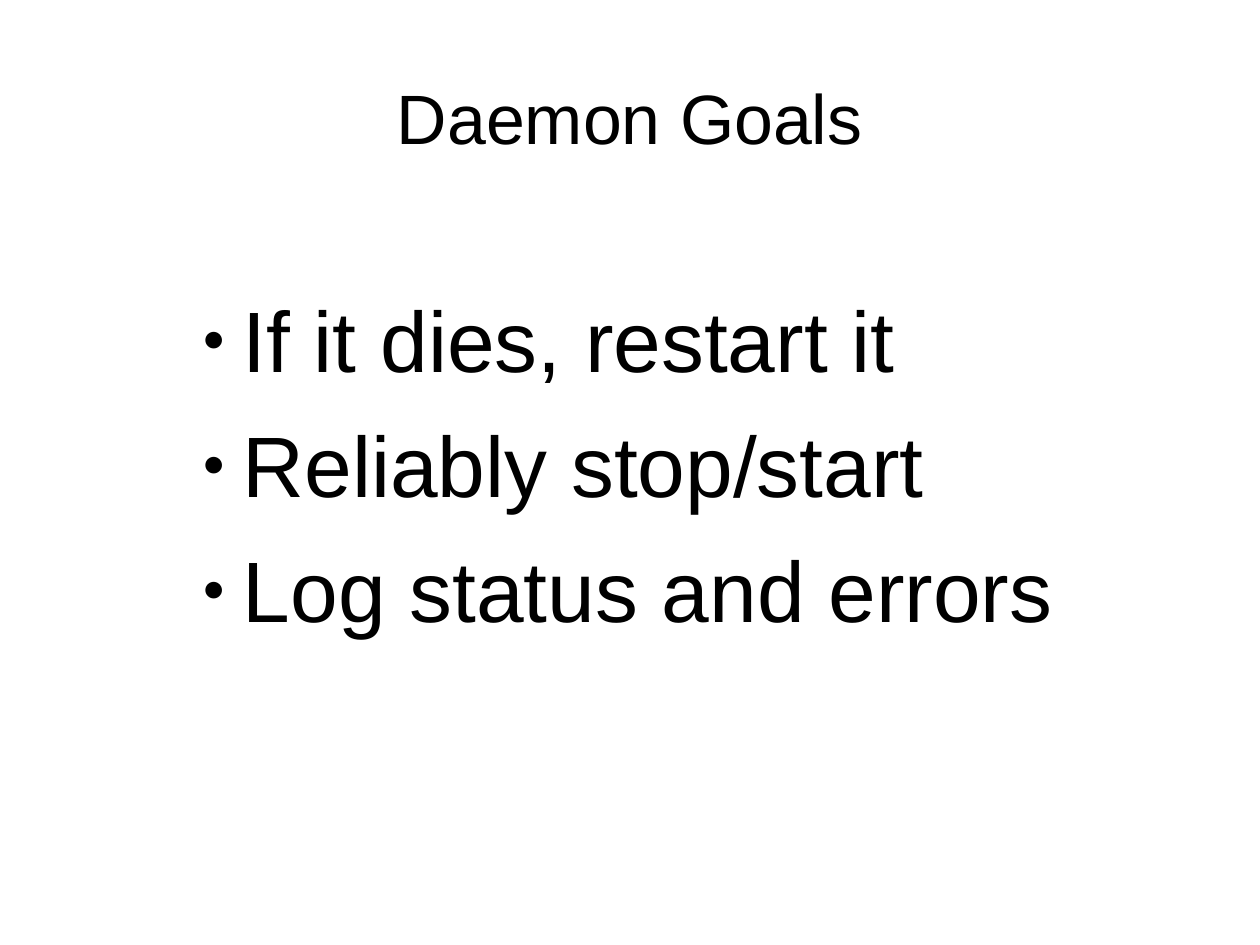
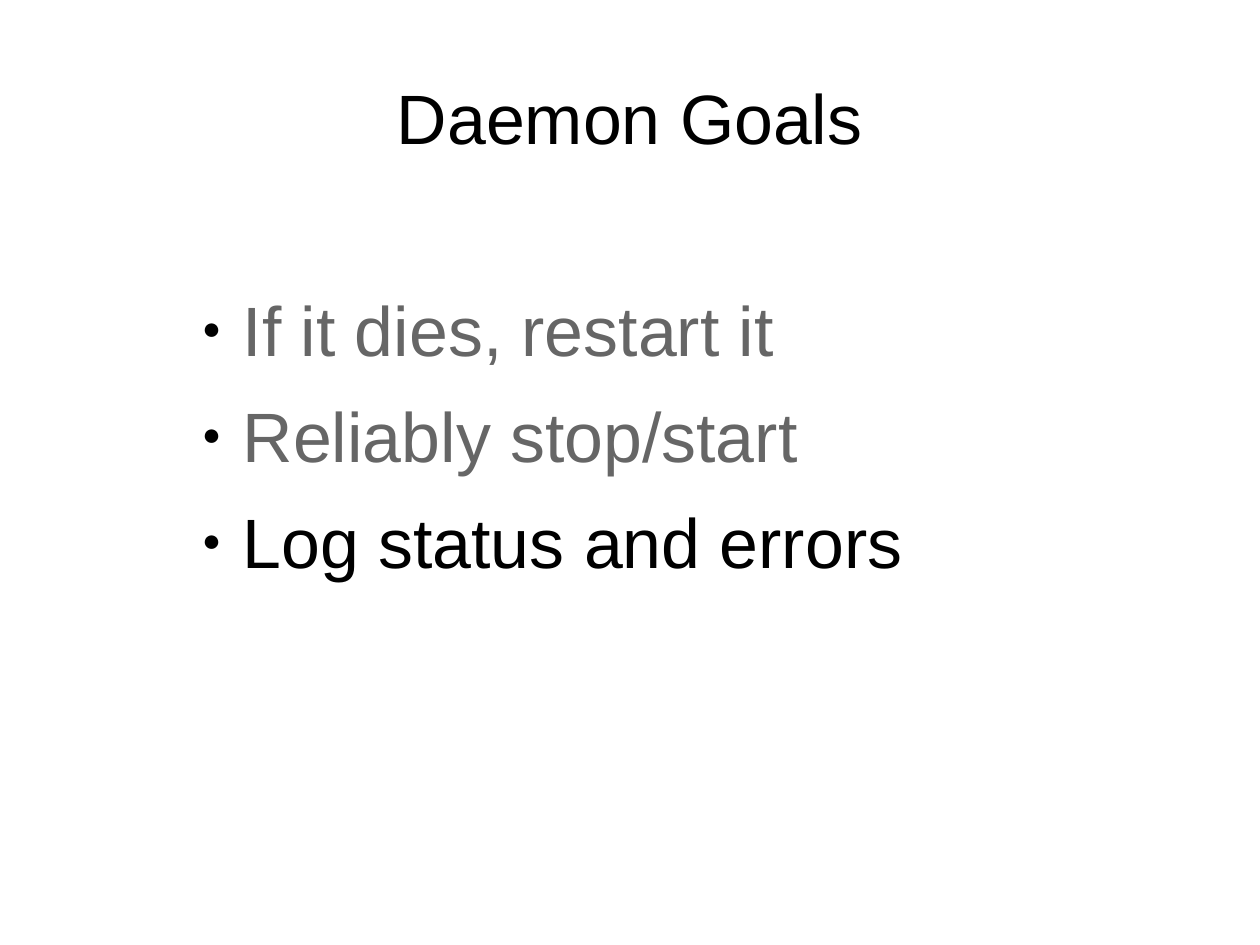
Before and after one commit to nrdvana/yapc-supervision-talk, a slide deck: slide 29 of slides.odp (slide 30 before the commit). Drawn at 1260x945 pixels with LibreOffice and Linux fonts; fonts in the diff are those of the drawing. Boxes give left, top, right and bottom in pixels: in the first picture for what was removed or moved away, otherwise in the second. Text is boxed around its words. In the diff, an @@ line names an element or a change of style, - is before the commit and + after.

```diff
--- a/slides.odp
+++ b/slides.odp
@@ text "If it dies, restart it" at [243,305,902,582]: size 54 to 44 pt; text colour #000000 to #666666 in "If it dies, restart it", "Reliably stop/start" @@
```
Also in this commit, not shown: 20 other slides changed, 1 slide removed, 1 other file.
